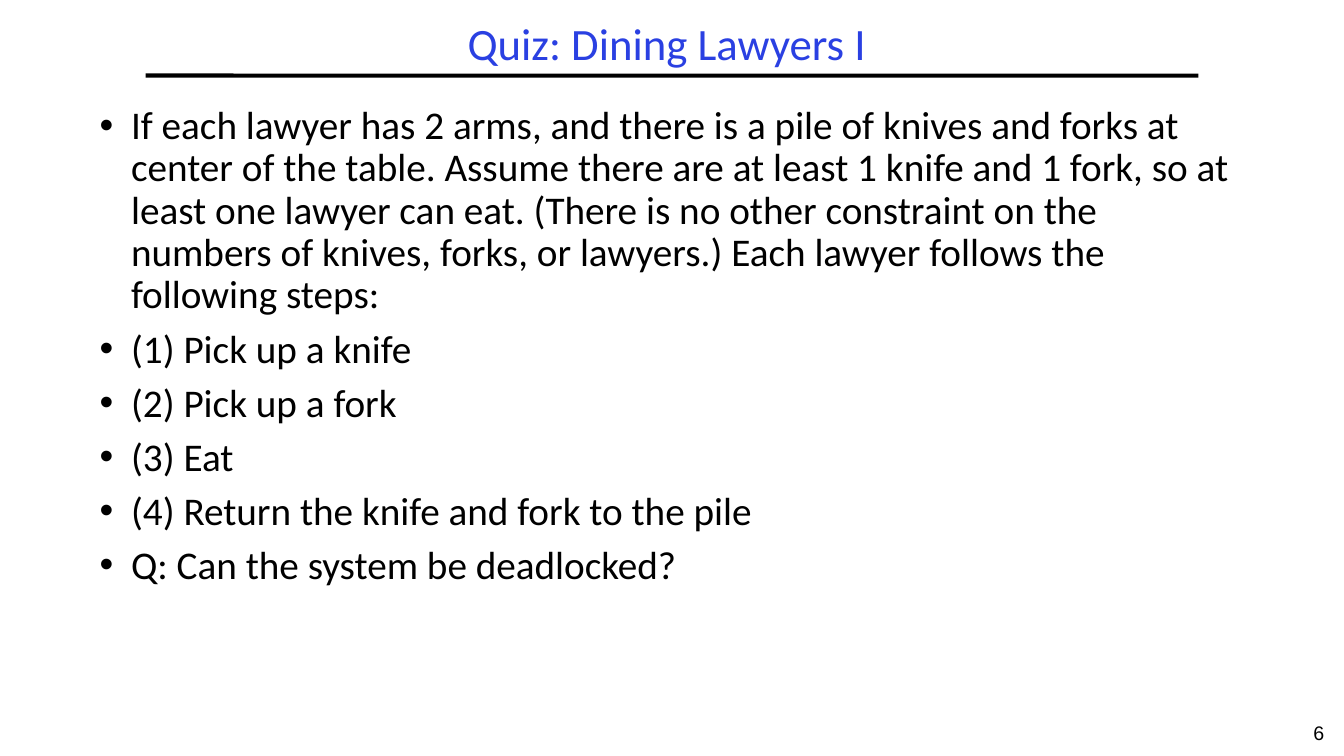
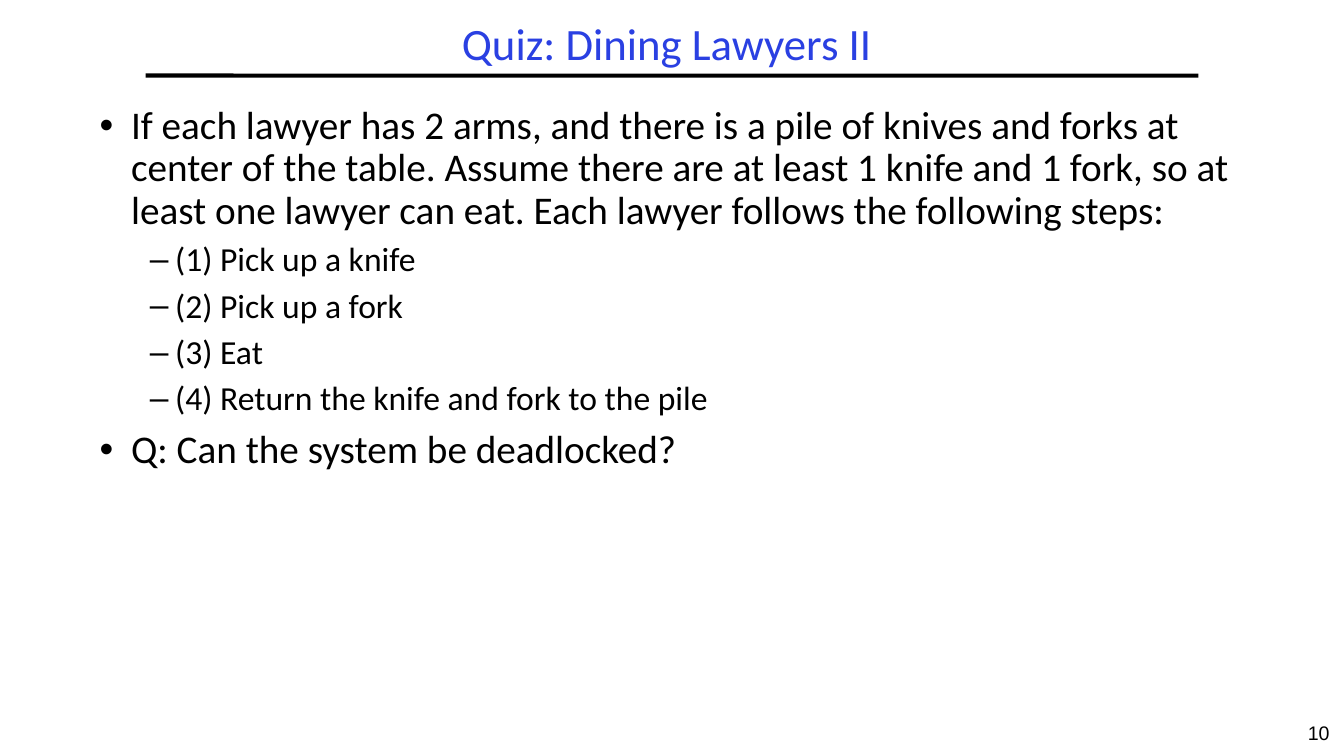
Before and after one commit to guhofstra/CSC256Fa25, a slide deck: slide 10 of PPTs/L4-Exercises.pptx (slide 6 before the commit). Drawn at 1344x756 pixels with LibreOffice and Linux fonts; fonts in the diff are those of the drawing. Boxes give left, top, right and bottom in pixels: in the first picture for what was removed or moved away, otherwise in the second. Text is boxed around its words. In the diff, an @@ line names an element or a change of style, - is before the commit and + after.

```diff
--- a/PPTs/L4-Exercises.pptx
+++ b/PPTs/L4-Exercises.pptx
@@ title at (x1=462, y1=29, x2=871, y2=68): text changed @@
-Quiz: Dining Lawyers I
+Quiz: Dining Lawyers II
@@ text at (x1=131, y1=111, x2=1228, y2=231): text changed @@
-• If each lawyer has 2 arms, and there is a pile of knives and forks at center of the table. Assume there are at least 1 knife and 1 fork, so at least one lawyer can eat. (There is no other constraint on the numbers of knives, forks, or lawyers.) Each lawyer follows the following steps:
+• If each lawyer has 2 arms, and there is a pile of knives and forks at center of the table. Assume there are at least 1 knife and 1 fork, so at least one lawyer can eat. Each lawyer follows the following steps:
@@ text at (x1=175, y1=246, x2=708, y2=416): size 28 to 24 pt in "(1) Pick up a knife", "(2) Pick up a fork", "(3) Eat", "(4) Return the knife and fork to ..."; bullet • to –; list level 1 to 2 in "(1) Pick up a knife"; list level 1 to 2 in "(2) Pick up a fork"; list level 1 to 2 in "(3) Eat"; list level 1 to 2 in "(4) Return the knife and ..." @@
@@ page number at (x1=1308, y1=726, x2=1330, y2=741): text changed @@
-6
+10
```
Also in this commit, not shown: 6 other slides changed, 3 slides added, 1 slide removed, 4 other files.
